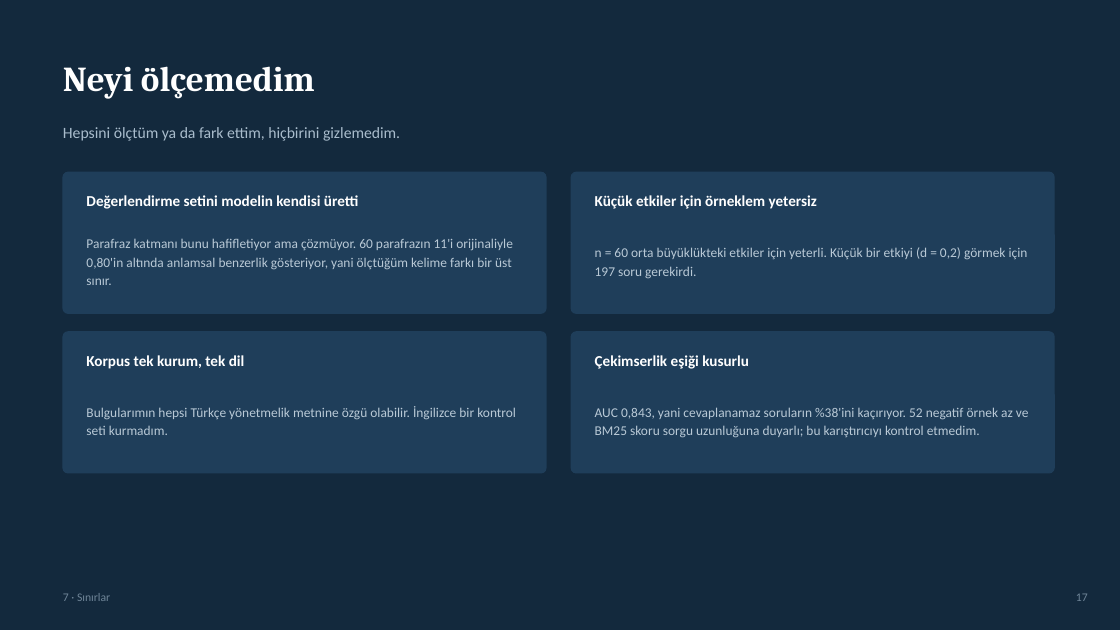
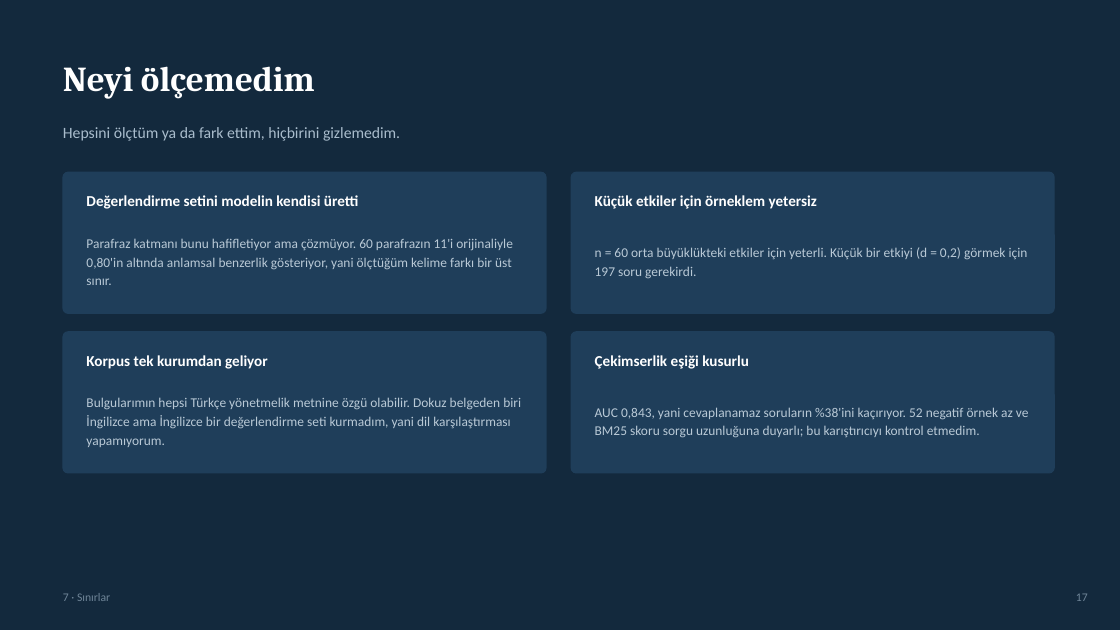
Before and after one commit to Furkanahii/foundry-rag-lab, a slide deck: slide 18 of Foundry-RAG-Lab-Sunum.pptx. Drawn at 1120x630 pixels with LibreOffice and Linux fonts; fonts in the diff are those of the drawing. Boxes give left, top, right and bottom in pixels: in the first picture for what was removed or moved away, otherwise in the second. Text is boxed around its words. In the diff, an @@ line names an element or a change of style, - is before the commit and + after.

Commit message:
fix: sunum öncesi doğrulamada çıkan üç hata
1) IDF iddiası yanlıştı. README ve dokümanlar "MADDE 9 dokümanın hepsinde,
   IDF = log(N/df) = 0" diyordu. İki kusur vardı: MADDE dokuz belgenin
   sekizinde geçiyor (dokuzuncusu İngilizce), ve daha önemlisi BM25 indeksi
   belgeler değil chunk'lar üzerinde kurulu. IDF'in N'i 9 değil 347.
   Doğru ölçüm: IDF sıfıra düşmüyor ama kalıp sözcükler konu sözcüklerinin
   dörtte biri kadar ağırlık taşıyor (öğrenci 0.348, burs 2.671 — 7,7 kat).
   Bu, hibrit mimari gerekçesini zayıflatmıyor, sadece doğru ifade ediyor.
   scripts/corpus_stats.py ile tekrarlanabilir hale getirildi.

2) Korpus 214.982 değil 214.961 karakter.

3) "Korpus tek dil" yanlıştı: dokuz belgeden biri (pedagojik formasyon)
   İngilizce. Dil algılama bunu doğru tespit ediyor. İngilizce bir
   değerlendirme seti olmadığı için dil karşılaştırması hâlâ yapılamıyor,
   sınır böyle ifade edildi.

Ayrıca smoke_test.py argparse kazandı — README'nin ilk komutu olmasına rağmen
--help yazan birine yardım yerine gigabaytlarca model indiriyordu.

Sunum: e-posta eklendi, üç düzeltme işlendi, 20 slayt.

```diff
--- a/Foundry-RAG-Lab-Sunum.pptx
+++ b/Foundry-RAG-Lab-Sunum.pptx
@@ text at (86,355,268,369): text changed @@
-Korpus tek kurum, tek dil
+Korpus tek kurumdan geliyor
@@ text at (86,397,521,447): text changed @@
-Bulgularımın hepsi Türkçe yönetmelik metnine özgü olabilir. İngilizce bir kontrol seti kurmadım.
+Bulgularımın hepsi Türkçe yönetmelik metnine özgü olabilir. Dokuz belgeden biri İngilizce ama İngilizce bir değerlendirme seti kurmadım, yani dil karşılaştırması yapamıyorum.
```
Also in this commit, not shown: 4 other slides changed, 6 other files.
